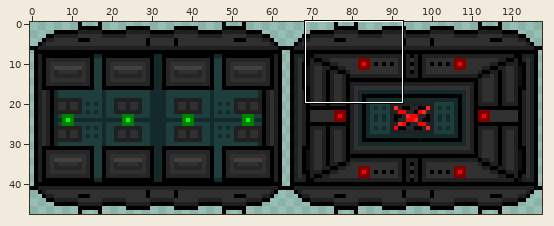
Sprite sheet, stored at game/assets/sdWeaponDisplay.png. The first picture is a wide view before the edit; the outline marks the close-up.
Close-up. As it was:
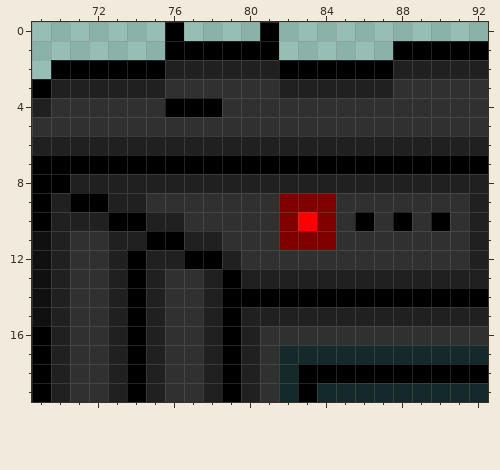
The file is 128x48 pixels. Colours within 5 levels of each other are drawn and written as one. Shown: x 69..92, y 0..19. The commit also changed other parts of the picture, which this record leaves out.
New version:
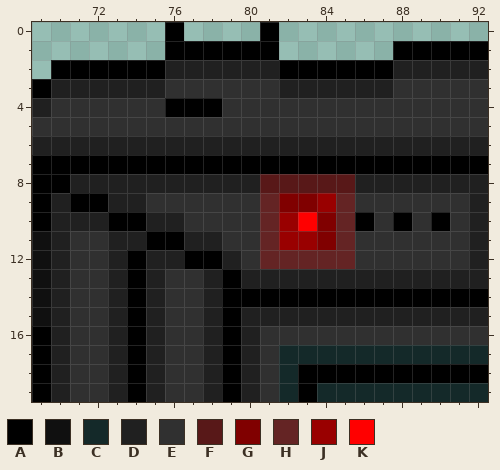
Palette (. is transparent): A #000000  B #101010  C #142929  D #202020  E #303030  F #581818  G #800000  H #642424  J #990000  K #ff0000
Edits made:
y 8: x 81..85 DDDDD -> FFFFF
y 9: x 81 E -> H; x 84..85 GE -> JH
y 10: x 81..82 EG -> HJ; x 85 E -> H
y 11: x 81..83 EGG -> HJJ; x 85 E -> H
y 12: x 81..85 EEEEE -> HHHHH
Changed places in both close-ups, as pixel boxes (x1, y1, x2, y2):
changed: (260, 174, 355, 269)
